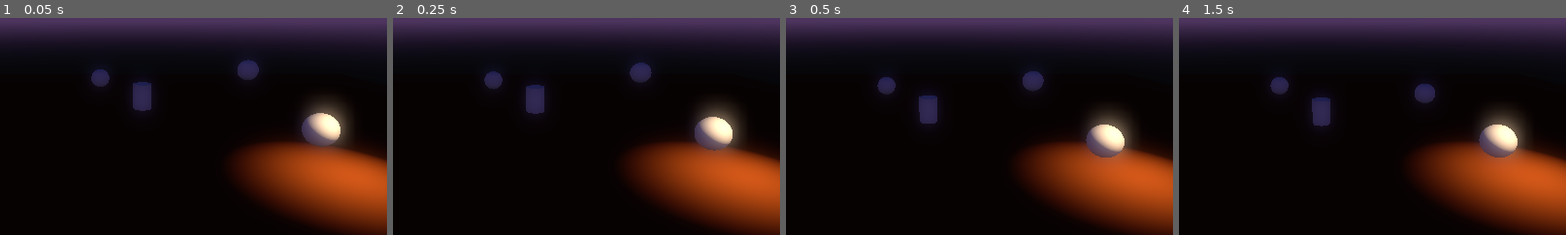
Above: before the commit, frames 1-4 (left to right).
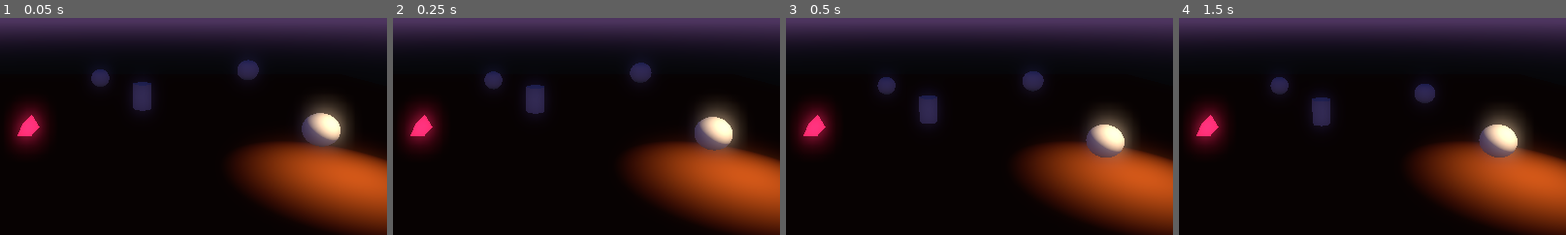
Above: after the commit, the same moments.

Repository: outfrost/ld46
Game: Godot game, scene res://EnvTestScene.tscn
The game is run twice, just before and just after one commit, with the same random seed, the same clock (stepped at 60 frames per second) and the same inputs. This scene is started directly instead of the project's main scene.
Inputs:
- Up to frame 1 (0.05 s): no input
- Up to frame 2 (0.25 s): no input
- Up to frame 3 (0.5 s): no input
- Up to frame 4 (1.5 s): hold D (movement_right) 0.53-1.28 s; tap E (item_pickup) at 0.6, 1.35 s; tap Space (movement_jump) at 0.77 s; tap Enter at 1.25 s; hold S (movement_backward) from 1.28 s (still down)
The pictures show only the part of the screen within x 32-82%, y 30-80%; the shares and areas given below are measured in that part.

The runs differ from the first frame. In frame 1, 2.0% of the frame differs, in the area x 2-13%, y 38-63%; in frame 2, 2.0%; in frame 3, 2.0%; in frame 4, 2.0%.
Error in both runs: Attempt to call function 'connect' in base 'null instance' on a null instance. (res://items/FeedItem.gd:9)

Commit message:
Fix jumping (you can jump more than once, yay!)

Diff:
--- a/EnvTestScene.tscn
+++ b/EnvTestScene.tscn
@@ -1,9 +1,10 @@
-[gd_scene load_steps=5 format=2]
+[gd_scene load_steps=6 format=2]
 
 [ext_resource path="res://environment/Terrain.tscn" type="PackedScene" id=1]
 [ext_resource path="res://items/FeedItem.tscn" type="PackedScene" id=2]
 [ext_resource path="res://level_env.tres" type="Environment" id=3]
 [ext_resource path="res://player/PlayerCharacter.tscn" type="PackedScene" id=4]
+[ext_resource path="res://tree/Tree.tscn" type="PackedScene" id=5]
 
 [node name="TestScene" type="Spatial"]
 
@@ -46,3 +47,6 @@
 light_specular = 0.6
 spot_range = 11.8812
 spot_angle = 34.4586
+
+[node name="Tree" parent="." instance=ExtResource( 5 )]
+transform = Transform( 1, 0, 0, 0, 1, 0, 0, 0, 1, -8.08198, 0, -6.07481 )
--- a/environment/Terrain.tscn
+++ b/environment/Terrain.tscn
@@ -13,8 +13,14 @@
 
 [node name="CollisionShape" type="CollisionShape" parent="."]
 transform = Transform( 1, 0, 0, 0, 1, 0, 0, 0, 1, 0, -32, 0 )
-shape = SubResource( 3 )
+shape = SubResource( 1 )
 
 [node name="MeshInstance" type="MeshInstance" parent="."]
 mesh = SubResource( 2 )
 material/0 = null
+
+[node name="Area" type="Area" parent="."]
+
+[node name="CollisionShape" type="CollisionShape" parent="Area"]
+transform = Transform( 1, 0, 0, 0, 1, 0, 0, 0, 1, 0, -32, 0 )
+shape = SubResource( 1 )
--- a/player/PlayerCharacter.gd
+++ b/player/PlayerCharacter.gd
@@ -28,6 +28,7 @@
 	carryingNode = get_node("Carrying") as Spatial
 
 	scene.get_node("Tree").connect("body_entered", self, "on_entered_tree")
+	scene.get_node("Terrain/Area").connect("body_entered", self, "on_hit_terrain")
 
 # Called every frame. 'delta' is the elapsed time since the previous frame.
 #func _process(delta):
@@ -54,6 +55,11 @@
 	if jumpState == JumpState.IDLE && Input.is_action_just_pressed("movement_jump"):
 		self.set_axis_velocity(Vector3.UP * jumpSpeed)
 		jumpState = JumpState.AIRBORNE
+
+func on_hit_terrain(body):
+	if body != self:
+		return
+	jumpState = JumpState.IDLE
 
 func on_entered_tree(body):
 	if body != self:
Not shown: 1 places in environment/Terrain.tscn that only renumber resources
